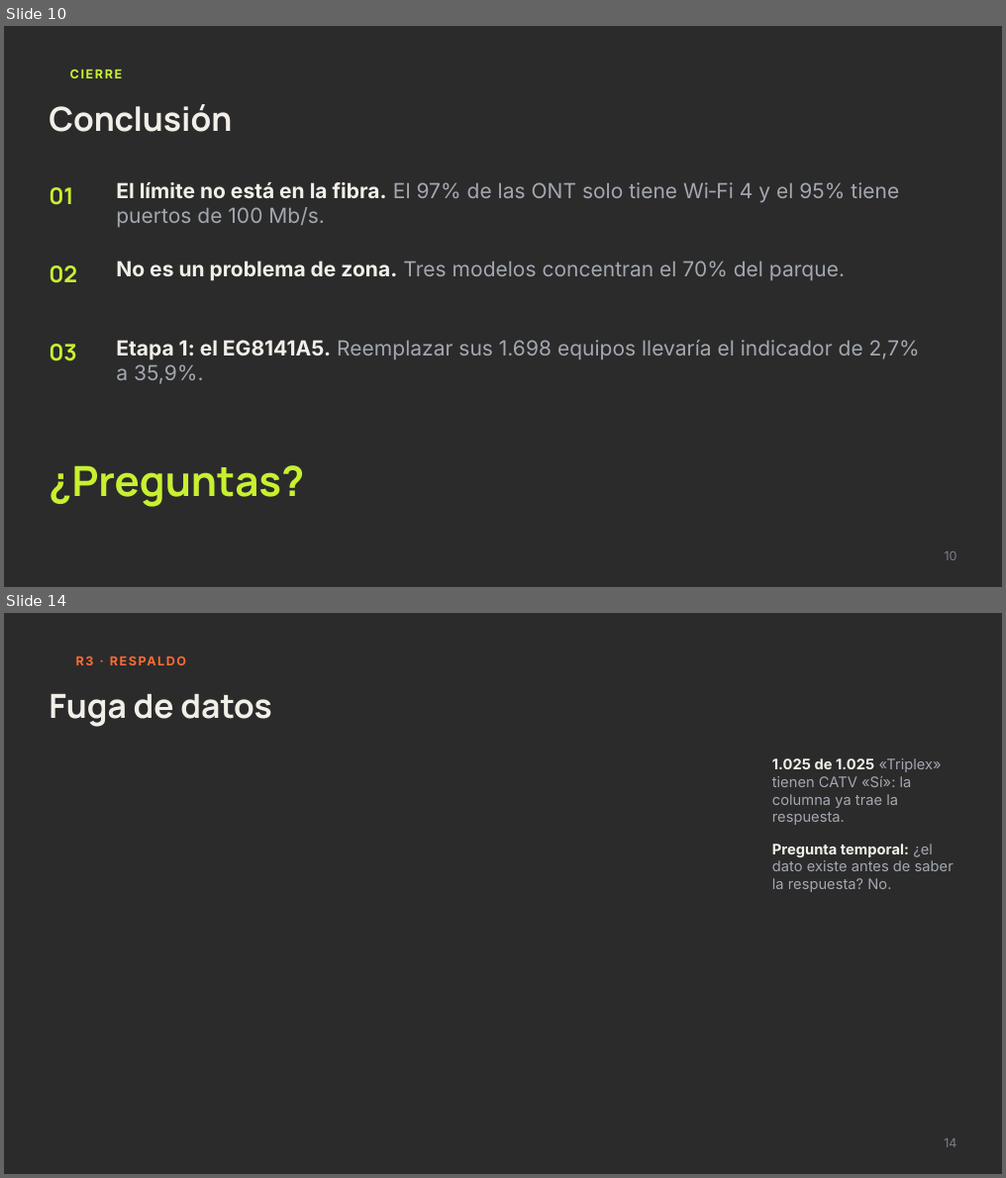
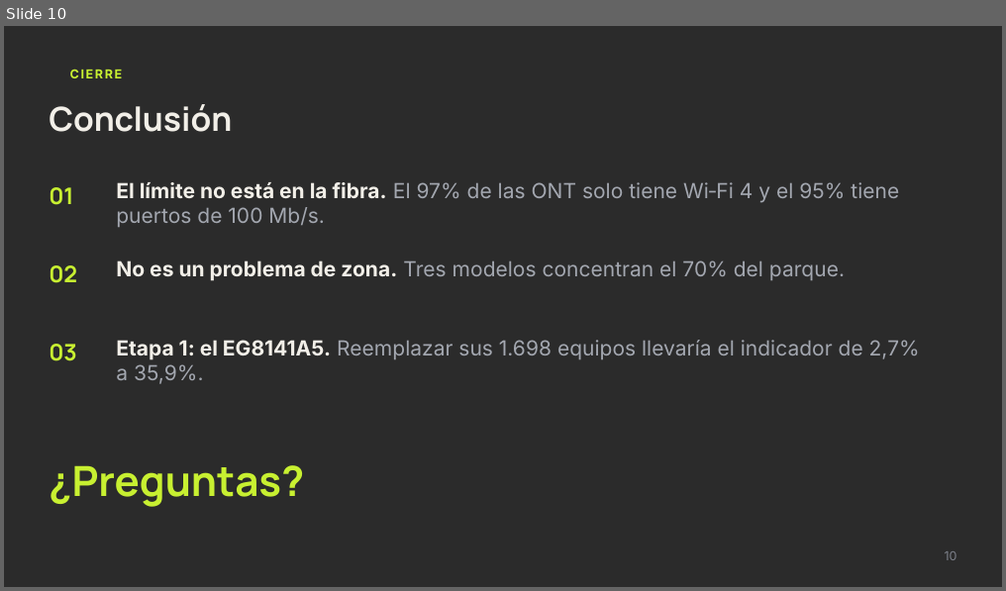
Before and after one commit to forzanijuan22/red-gpon-tp4, a slide deck: trabajos_practicos/presentaciones/TP1_presentacion.pptx. Shown one above the other, each under a label of ours: slides 10 and 14 before the commit, slide 10 after it; the slides between them are not shown. The pictures are 1006x1178 and 1006x591 pixels, drawn with LibreOffice and Linux fonts; fonts in the diff are those of the drawing; background and template pictures are left out; a plain dark background stands for a picture behind light text. Boxes give left, top, right and bottom in pixels: in the first picture for what was removed or moved away, otherwise in the second. Text is boxed around its words. In the diff, an @@ line names an element or a change of style, - is before the commit and + after.

```diff
--- a/trabajos_practicos/presentaciones/TP1_presentacion.pptx
+++ b/trabajos_practicos/presentaciones/TP1_presentacion.pptx
@@ slide 14 removed at (4,613,1002,1174), background picture (left out) @@
@@ text removed at (76,654,202,668) @@
-R3 · RESPALDO
@@ text removed at (49,694,271,727) @@
-Fuga de datos
@@ text removed at (772,759,942,825) @@
-1.025 de 1.025 «Triplex»
-tienen CATV «Sí»: la
-columna ya trae la
-respuesta.
@@ text removed at (772,844,953,892) @@
-Pregunta temporal: ¿el
-dato existe antes de saber
-la respuesta? No.
@@ text removed at (944,1139,956,1148) @@
-14
```
Also in this commit, not shown: 4 other slides removed, 4 other files.
